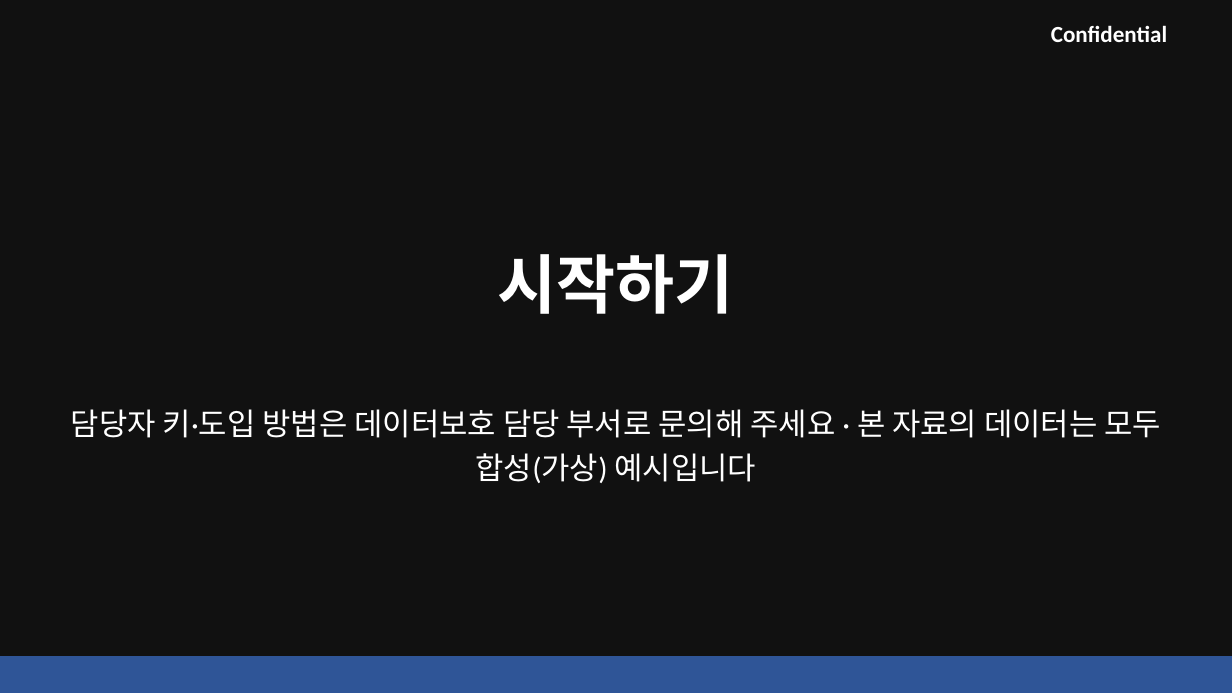
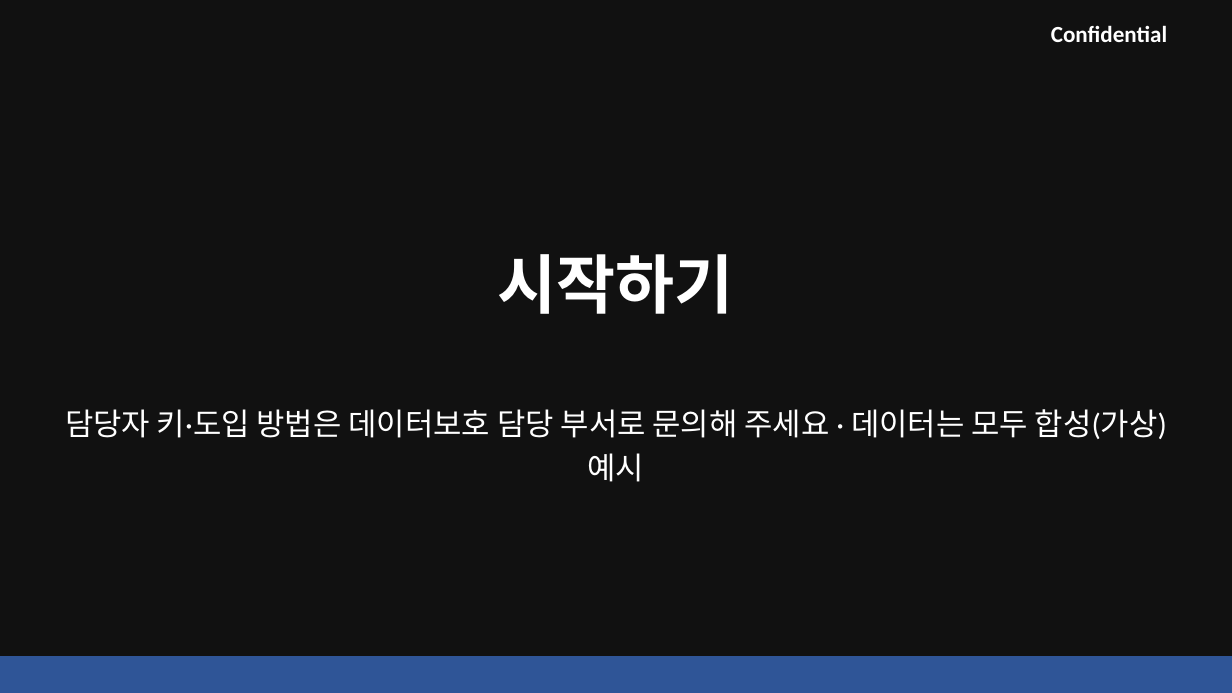
Before and after one commit to kos2001/pii-encryption-gateway, a slide deck: slide 7 of claudedocs/pii-gateway-hr-deck.pptx (slide 11 before the commit). Drawn at 1232x693 pixels with LibreOffice and Linux fonts; fonts in the diff are those of the drawing. Boxes give left, top, right and bottom in pixels: in the first picture for what was removed or moved away, otherwise in the second. Text is boxed around its words. In the diff, an @@ line names an element or a change of style, - is before the commit and + after.

```diff
--- a/claudedocs/pii-gateway-hr-deck.pptx
+++ b/claudedocs/pii-gateway-hr-deck.pptx
@@ text at (65, 409, 1167, 482): text changed @@
-담당자 키·도입 방법은 데이터보호 담당 부서로 문의해 주세요 · 본 자료의 데이터는 모두 합성(가상) 예시입니다
+담당자 키·도입 방법은 데이터보호 담당 부서로 문의해 주세요 · 데이터는 모두 합성(가상) 예시
```
Also in this commit, not shown: 6 other slides changed, 4 slides removed, 1 other file.
